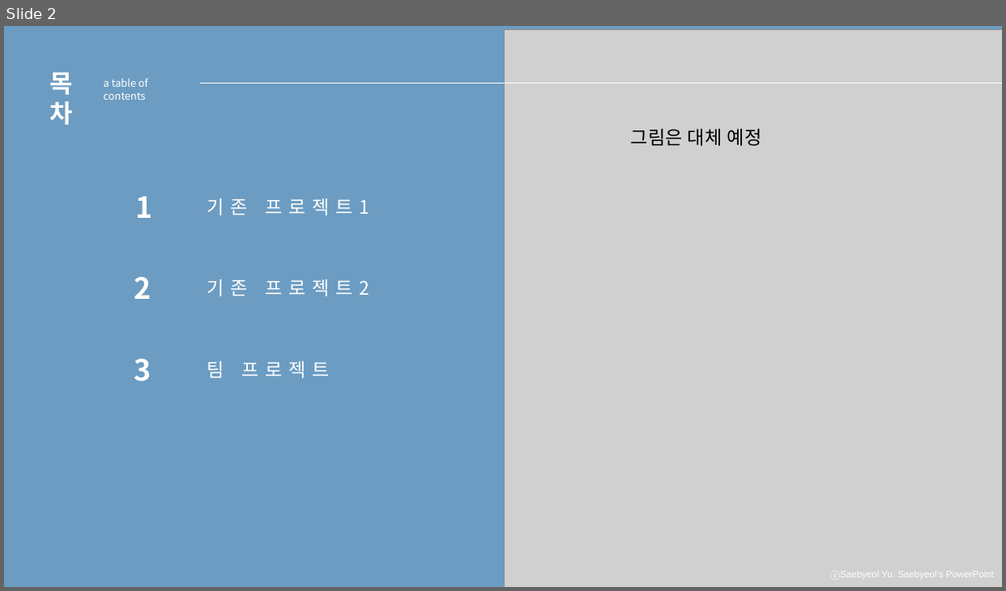
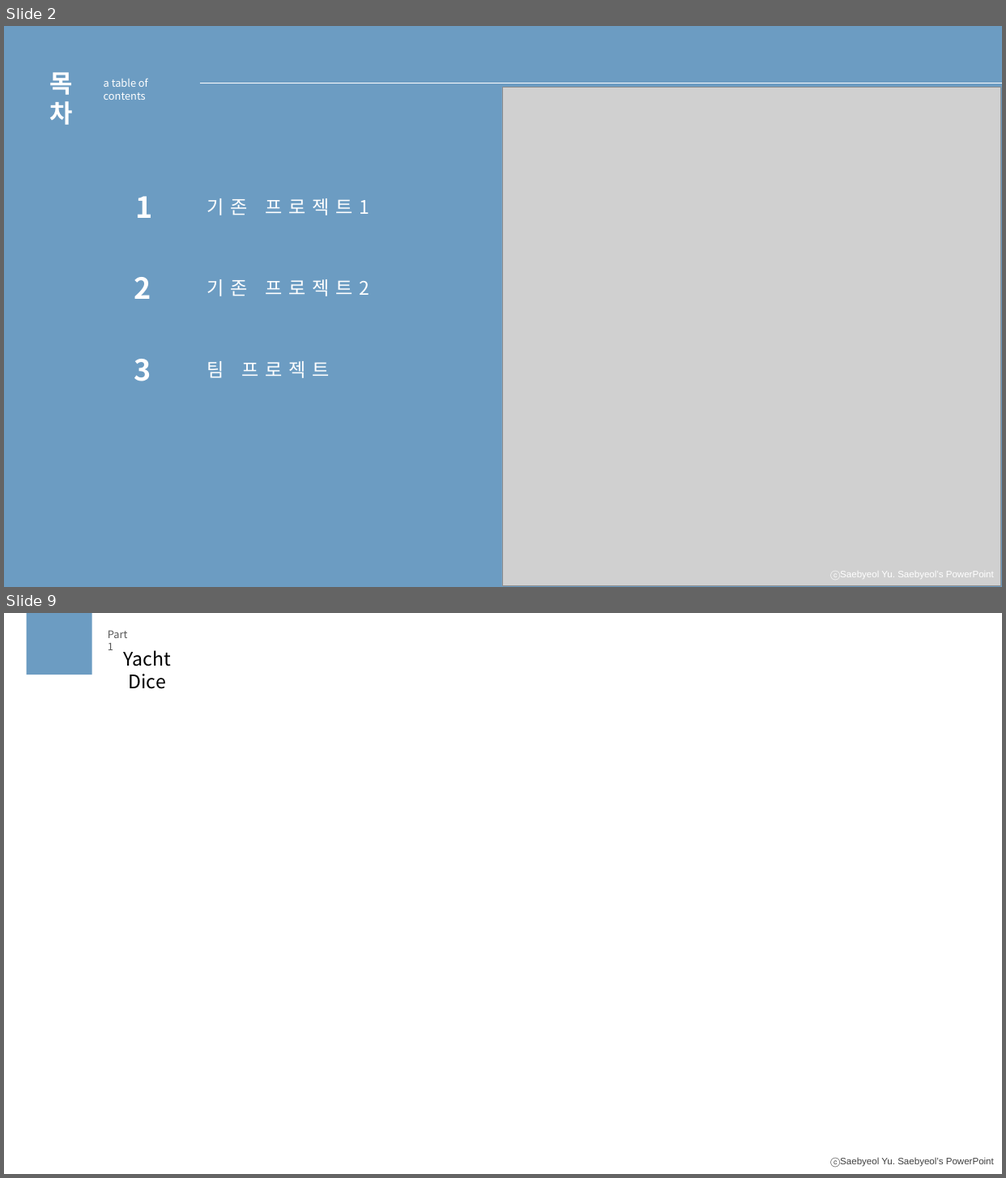
Before and after one commit to meohyun1/IoT_Proj, a slide deck: doc/IoT_1차발표.pptx. Shown one above the other, each under a label of ours: slide 2 before the commit, slides 2 and 9 after it; the slides between them are not shown. The pictures are 1006x591 and 1006x1178 pixels, drawn with LibreOffice and Linux fonts; fonts in the diff are those of the drawing; grey boxes stand for pictures. Boxes give left, top, right and bottom in pixels: in the first picture for what was removed or moved away, otherwise in the second. Text is boxed around its words. In the diff, an @@ line names an element or a change of style, - is before the commit and + after.

```diff
--- a/doc/IoT_1차발표.pptx
+++ b/doc/IoT_1차발표.pptx
@@ slide 9 added at (4, 613, 1002, 1174), background #FFFFFF; not listed: 1 template element that a slide beside it also shows @@
@@ rectangle added at (27, 613, 92, 675), fill #6C9CC2 @@
@@ text added at (108, 630, 127, 650), 10 pt, text #595959 @@
+Part 1
@@ text added at (124, 650, 171, 689), 18 pt, text #000000 @@
+Yacht Dice
@@ slide 2 changed as well @@
@@ picture: place and size @@
-picture at (504, 29, 1002, 587)
+picture at (503, 88, 1002, 587)
@@ text removed at (631, 129, 762, 146) @@
-그림은 대체 예정
```
Also in this commit, not shown: 1 other slide changed, 7 other slides added, 5 slides removed, 5 other files.
